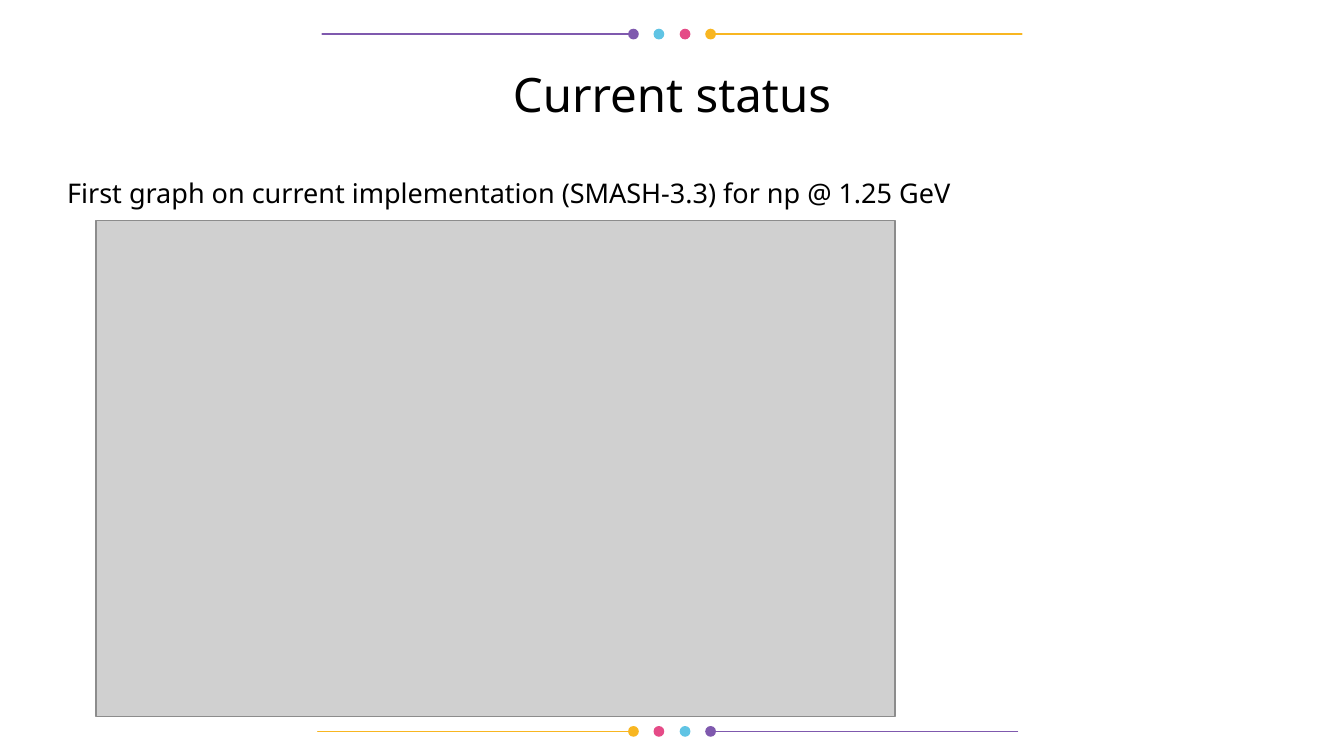
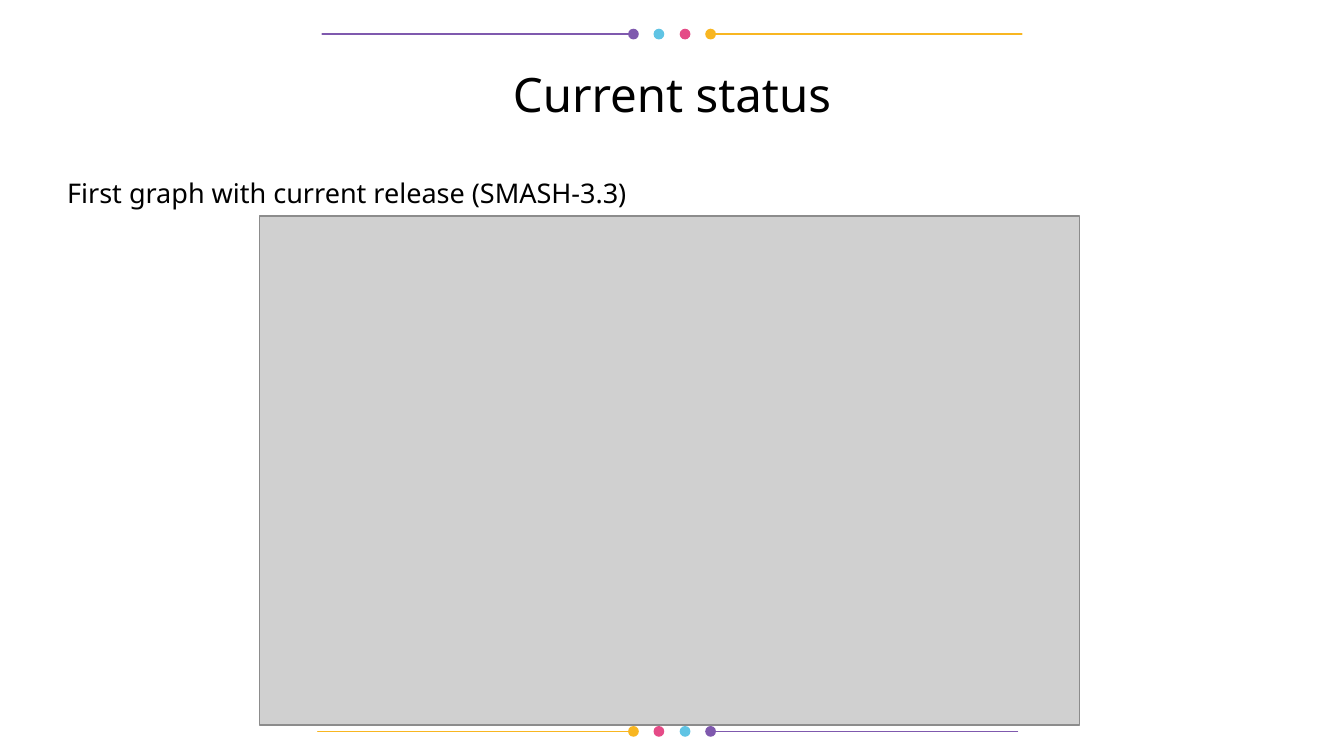
Before and after one commit to Sebastianostro/bachelor-thesis-physics, a slide deck: slide 5 of 08_Presentations/SotW_2026_01_23.odp. Drawn at 1344x756 pixels with LibreOffice and Linux fonts; fonts in the diff are those of the drawing; grey boxes stand for pictures. Boxes give left, top, right and bottom in pixels: in the first picture for what was removed or moved away, otherwise in the second. Text is boxed around its words. In the diff, an @@ line names an element or a change of style, - is before the commit and + after.

Commit message:
Updated presentation and created PDF

```diff
--- a/08_Presentations/SotW_2026_01_23.odp
+++ b/08_Presentations/SotW_2026_01_23.odp
@@ text at (67, 182, 626, 210): text changed @@
-First graph on current implementation (SMASH-3.3) for np @ 1.25 GeV
+First graph with current release (SMASH-3.3)
@@ picture: place and size @@
-picture at (96, 221, 895, 717)
+picture at (260, 216, 1081, 726)
```
Also in this commit, not shown: 3 other files.
